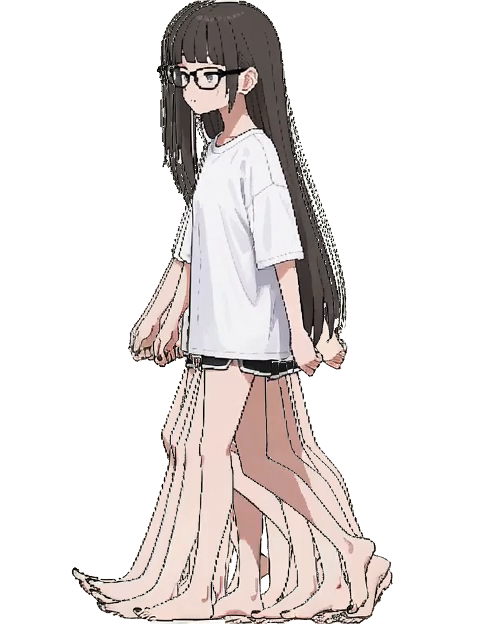
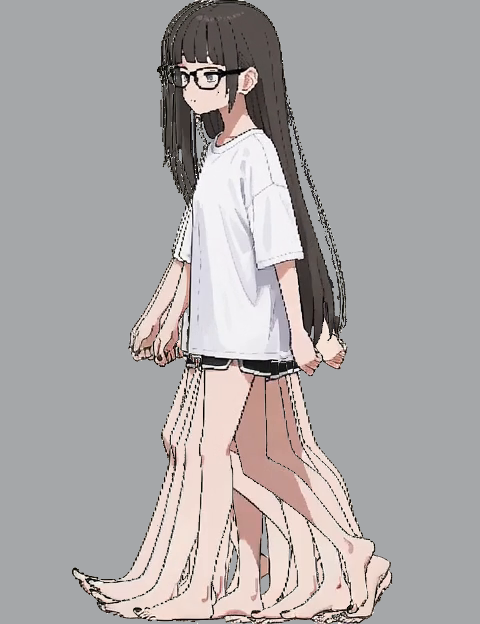
Layer changes from the first 480 x 624 image to the second:
painted on "frame_0033" over (148, 0, 377, 624)
painted on "frame_0030" over (143, 69, 348, 624)
painted on "frame_0027" over (174, 75, 341, 620)
painted on "frame_0024" over (172, 49, 336, 624)
painted on "frame_0021" over (166, 70, 334, 619)
painted on "frame_0018" over (165, 71, 340, 369)
painted on "frame_0015" over (88, 5, 394, 624)
painted on "frame_0012" over (96, 11, 343, 624)
painted on "frame_0009" over (141, 0, 329, 624)
painted on "frame_0006" over (161, 0, 325, 624)
painted on "frame_0003" over (152, 0, 344, 624)
painted on "frame_0001" over (160, 0, 359, 624)
added layer "レイヤー 1" over (0, 0, 480, 624)
